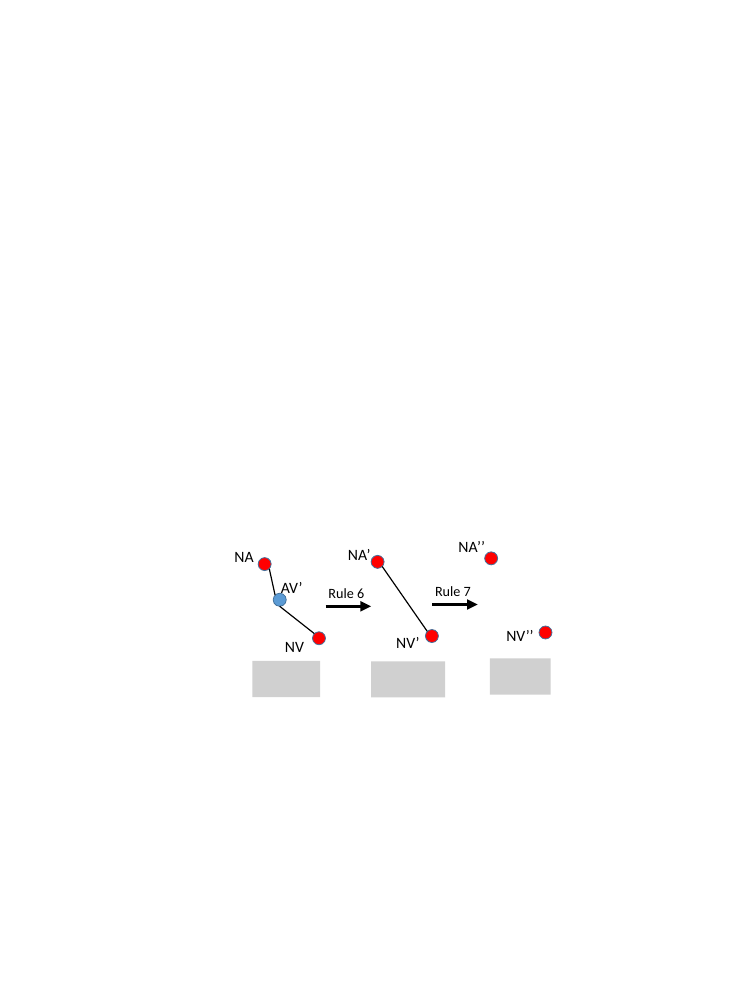
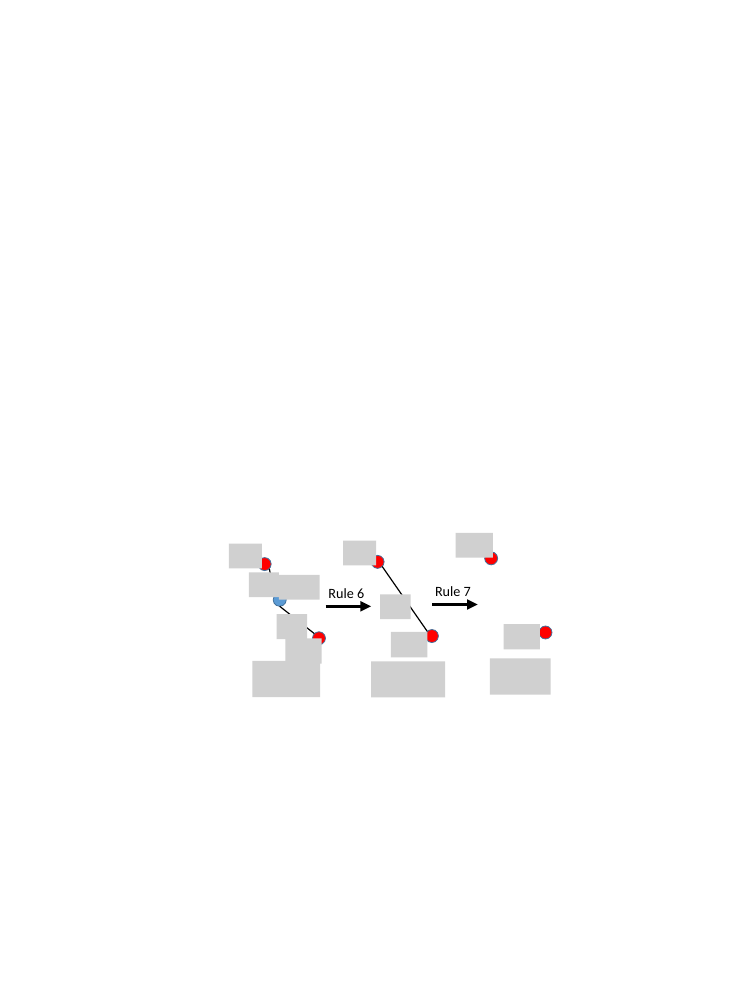
Before and after one commit to mlab-upenn/REGAR-FORMAT15, a slide deck: slide 2 of figs/abs.pptx. Drawn at 756x1008 pixels with LibreOffice and Linux fonts; fonts in the diff are those of the drawing; grey boxes stand for pictures. Boxes give left, top, right and bottom in pixels: in the first picture for what was removed or moved away, otherwise in the second. Text is boxed around its words. In the diff, an @@ line names an element or a change of style, - is before the commit and + after.

Commit message:
0501

```diff
--- a/figs/abs.pptx
+++ b/figs/abs.pptx
@@ picture added at (456,533,493,558) @@
@@ picture added at (229,544,262,569) @@
@@ text removed at (234,552,253,562) @@
-NA
@@ picture added at (343,541,376,566) @@
@@ text removed at (348,549,371,562) @@
-NA’
@@ text removed at (458,541,485,557) @@
-NA’’
@@ picture added at (249,573,279,598) @@
@@ picture added at (279,575,320,600) @@
@@ text removed at (281,582,303,598) @@
-AV’
@@ picture added at (381,594,411,619) @@
@@ picture added at (277,614,307,639) @@
@@ picture added at (504,624,540,650) @@
@@ text removed at (285,642,304,652) @@
-NV
@@ picture added at (285,639,322,664) @@
@@ picture added at (391,632,428,658) @@
@@ text removed at (396,637,419,648) @@
-NV’
@@ text removed at (506,630,533,641) @@
-NV’’
```
